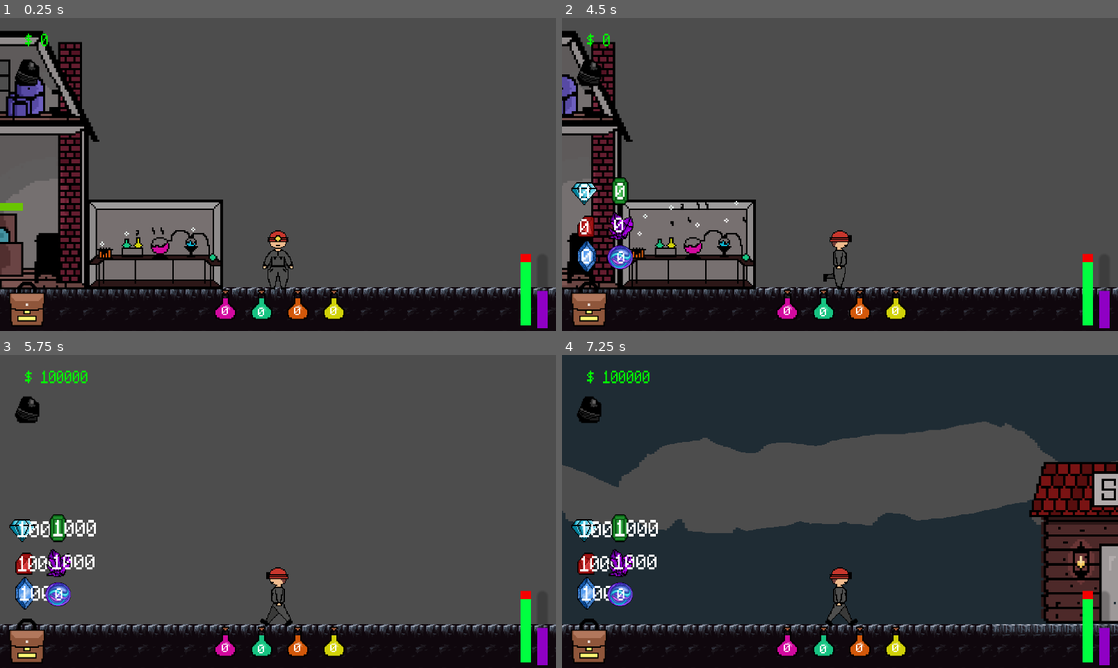
Above: before the commit, frames 1-4 (two rows, left to right).
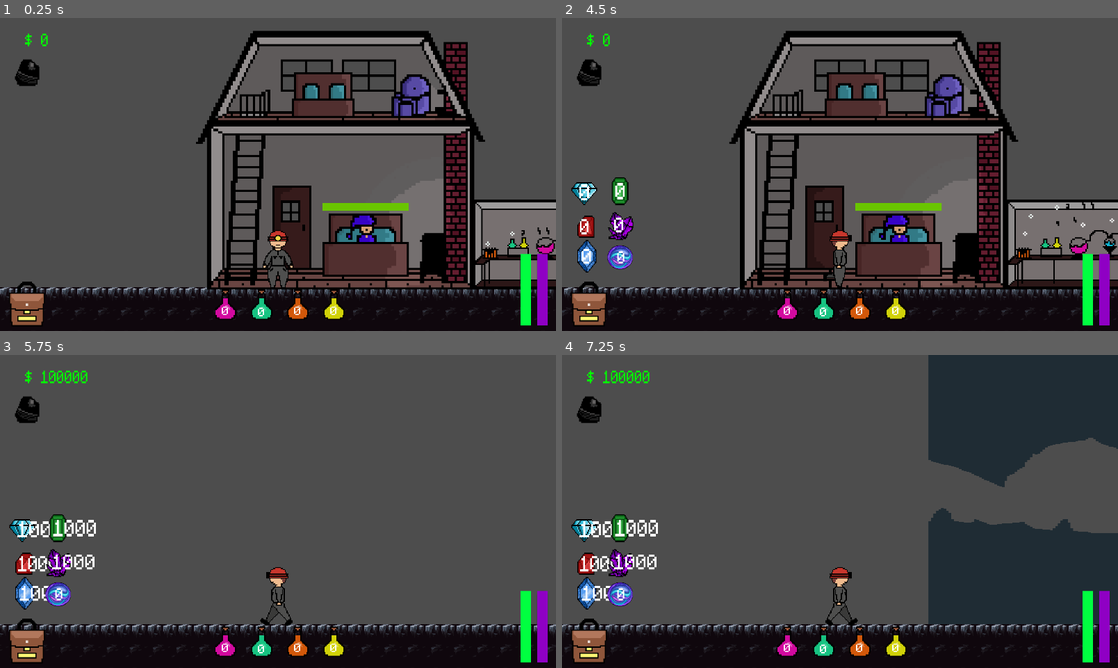
Above: after the commit, the same moments.

Repository: Jrees98/Pirate_Jam_15
Game: Godot game, scene res://Scenes/main.tscn
Two runs of this game, one before a commit and one after it. Both use one fixed random seed, a clock stepped at 60 frames per second and the inputs below. The project has no main scene, so this scene is started directly.
Inputs (mouse positions are in pixels of both pictures, inside the frame that each line leads up to):
- Up to frame 1 (0.25 s): no input
- Up to frame 2 (4.5 s): click (823, 312) at 0.5 s; click (589, 309) at 1.25 s; click (789, 312) at 2 s; click (895, 312) at 2.75 s; click (862, 312) at 3.5 s; move the mouse to (962, 158) at 4.27 s; hold D (move_right) from 4.28 s (still down); hold M (minecart) from 4.28 s (still down)
- Up to frame 3 (5.75 s): move the mouse to (166, 527) at 5.02 s; release D (move_right) at 5.03 s; release M (minecart) at 5.03 s; hold A (move_left) from 5.03 s (still down); tap G (god_mode) at 5.1 s; tap M (minecart) at 5.3 s
- Up to frame 4 (7.25 s): move the mouse to (895, 442) at 5.77 s; release A (move_left) at 5.78 s; hold E (interact) 5.78-6.53 s; hold D (move_right) from 5.78 s (still down); tap M (minecart) at 6.05, 6.6 s; move the mouse to (812, 574) at 6.52 s

The runs differ from the first frame. In frame 1, 44% of the frame differs, in the area x 0-100%, y 4-100%; in frame 2, 41%; in frame 3, 1.3%; in frame 4, 51%, in the area x 0-100%, y 0-100%.
Error after the commit: Trying to get a return value of a method that returns "void" (res://Scenes/alchemist.gd:284)

Commit message:
add potion tool tip. Fix mirror and minig potion ui

Diff:
--- a/Scenes/alchemist.gd
+++ b/Scenes/alchemist.gd
@@ -276,10 +276,12 @@
 
 func _on_luck_potion_button_mouse_entered():
 	$PotionsUI/LuckPotion/LuckPotionSelector.show()
-
+	$PotionsUI/ToolTip.show()
+	$PotionsUI/ToolTip.text = "Luck Potion"
 
 func _on_luck_potion_button_mouse_exited():
 	$PotionsUI/LuckPotion/LuckPotionSelector.hide()
+	$PotionsUI/ToolTip.show().hide()
 
 var lucky_countdown_timer_value := 30
 func _on_luck_potion_button_pressed():
@@ -308,14 +310,17 @@
 
 func _on_mining_potion_button_mouse_entered():
 	$PotionsUI/MiningPotion/MiningPotionSelector.show()
+	$PotionsUI/ToolTip.show()
+	$PotionsUI/ToolTip.text = "Mining Potion"
 
 
 func _on_mining_potion_button_mouse_exited():
 	$PotionsUI/MiningPotion/MiningPotionSelector.hide()
-
+	$PotionsUI/ToolTip.hide()
+var mining_potion_active = false
 var mining_timer_value := 15
 func _on_mining_potion_button_pressed():
-	if total_mining_potions > 0:
+	if total_mining_potions > 0 and not mining_potion_active:
 		total_mining_potions -= 1
 		$PotionsUI/MiningPotion/MiningPotionQuantity.text = str(total_mining_potions)
 		Global.mine_time = Global.mine_time / 5
@@ -324,6 +329,7 @@
 		mining_timer_value = 15
 		$PotionsBuff/MiningPotionBuff/MiningTimer.start()
 		$PotionsBuff/MiningPotionBuff/MiningCountDown.text = str(mining_timer_value)
+		mining_potion_active = true
 
 
 
@@ -332,6 +338,7 @@
 	$PotionsBuff/MiningPotionBuff/MiningTimer.stop()
 	Global.mine_time = Global.mine_time * 5
 	$PotionsBuff/MiningPotionBuff.hide()
+	mining_potion_active = false
 
 
 func _on_mining_timer_timeout():
@@ -343,10 +350,12 @@
 
 func _on_fear_potion_button_mouse_entered():
 	$PotionsUI/FearPotion/FearPotionSelector.show()
-
+	$PotionsUI/ToolTip.show()
+	$PotionsUI/ToolTip.text = "Fear Potion"
 
 func _on_fear_potion_button_mouse_exited():
 	$PotionsUI/FearPotion/FearPotionSelector.hide()
+	$PotionsUI/ToolTip.hide()
 
 signal fear_potion_drank
 func _on_fear_potion_button_pressed():
@@ -362,10 +371,13 @@
 
 func _on_health_potion_button_mouse_entered():
 	$PotionsUI/HealthPotion/HealthPotionSelector.show()
+	$PotionsUI/ToolTip.show()
+	$PotionsUI/ToolTip.text = "Health Potion"
 
 
 func _on_health_potion_button_mouse_exited():
 	$PotionsUI/HealthPotion/HealthPotionSelector.hide()
+	$PotionsUI/ToolTip.hide()
 
 signal dad_health_potion
 signal you_health_potion
--- a/Scenes/alchemist.tscn
+++ b/Scenes/alchemist.tscn
@@ -583,7 +583,7 @@
 "
 
 [node name="MiningBuffTimer" type="Timer" parent="PotionsUI/MiningPotion"]
-wait_time = 30.0
+wait_time = 15.0
 
 [node name="LuckPotion" type="Sprite2D" parent="PotionsUI"]
 position = Vector2(1384, 1195)
@@ -649,6 +649,16 @@
 offset_bottom = 19.4
 theme_override_fonts/font = ExtResource("7_kwlbv")
 text = "0"
+
+[node name="ToolTip" type="Label" parent="PotionsUI"]
+visible = false
+offset_left = 1047.0
+offset_top = 1001.0
+offset_right = 1087.0
+offset_bottom = 1024.0
+scale = Vector2(4.66008, 4.70319)
+theme_override_fonts/font = ExtResource("7_kwlbv")
+text = "hello"
 
 [node name="PotionsBuff" type="CanvasLayer" parent="."]
 
--- a/Scenes/main.tscn
+++ b/Scenes/main.tscn
@@ -80,7 +80,7 @@
 text = "Play Again"
 
 [node name="Player" parent="." instance=ExtResource("2_sw14p")]
-position = Vector2(-4957, 300)
+position = Vector2(-5756, 299)
 
 [node name="MiningNode" parent="." instance=ExtResource("4_c3t3l")]
 position = Vector2(-91, 281)
@@ -115,7 +115,7 @@
 layout_mode = 2
 theme_override_styles/background = SubResource("StyleBoxFlat_b0lol")
 theme_override_styles/fill = SubResource("StyleBoxFlat_kjx02")
-value = 50.0
+max_value = 600.0
 show_percentage = false
 
 [node name="Timer" type="Timer" parent="House"]
--- a/Scenes/shop.gd
+++ b/Scenes/shop.gd
@@ -21,15 +21,17 @@
 var pickaxeIIBought : bool
 
 var lantern_cost := 500
-var minecart_cost := 1000
-var mirror_cost := 200
+var minecart_cost := 3000
+var mirror_cost := 1000
+var cure_cost := 25
 
 signal stop_timer_dad
 func _ready():
 	backpackIBought = false
 	backpackIIBought = false
 	backpackIIIBought = false
-	$CanvasLayer/Panel/Backpack1/BackpackLabel.text = "Backpack I"
+	$CanvasLayer/Panel/Backpack1/BackpackLabel.text = "Cure"
+	$CanvasLayer/Panel/Backpack1/BackpackPrice.text = str(cure_cost)
 	$CanvasLayer/Panel/Boots/BootsPrice.text = str(bootsI_cost) + "g"
 	$CanvasLayer/Panel/Pickaxe/PickaxePrice.text = str(pickaxeI_cost) + "g"
 	$CanvasLayer/Panel/Lantern/LanternPrice.text = str(lantern_cost) + "g"
@@ -54,28 +56,8 @@
 
 
 func _on_backpack_1_pressed():
-	if backpackIIBought:
-		if Global.total_coins >= backpackIII_cost:
-			Global.total_coins = Global.total_coins - backpackIII_cost
-			$CanvasLayer/Panel/Backpack1.queue_free()
-			Global.personal_inventory_size = 50
-			$ItemsUI/Panel/PersonalBackpack/Label.text = "III"
-	elif backpackIBought:
-		if Global.total_coins >= backpackII_cost:
-			$CanvasLayer/Panel/Backpack1/BackpackLabel.text = "Backpack III"
-			Global.personal_inventory_size = 30
-			Global.total_coins = Global.total_coins - backpackII_cost
-			backpackIIBought = true
-			$CanvasLayer/Panel/Backpack1/BackpackPrice.text = str(backpackIII_cost) + "g"
-			$ItemsUI/Panel/PersonalBackpack/Label.text = "II"
-	else:
-		if Global.total_coins >= backpackI_cost:
-			$CanvasLayer/Panel/Backpack1/BackpackLabel.text = "Backpack II"
-			Global.personal_inventory_size = 10
-			Global.total_coins = Global.total_coins - backpackI_cost
-			backpackIBought = true
-			$CanvasLayer/Panel/Backpack1/BackpackPrice.text = str(backpackII_cost) + "g"
-			$ItemsUI/Panel/PersonalBackpack.show()
+	if Global.total_opals >= 25:
+		print("You Win!!!!!")
 
 ################## BACKPACK BUTTON END ######################
 
--- a/Scenes/shop.tscn
+++ b/Scenes/shop.tscn
@@ -460,6 +460,7 @@
 scale = Vector2(10, 10)
 theme_override_styles/background = SubResource("StyleBoxFlat_fylq2")
 theme_override_styles/fill = SubResource("StyleBoxFlat_3mr2t")
+max_value = 600.0
 fill_mode = 3
 show_percentage = false
 
--- a/Scripts/main.gd
+++ b/Scripts/main.gd
@@ -3,13 +3,13 @@
 
 # Called when the node enters the scene tree for the first time.
 func _ready():
-	$House/VBoxContainer/DadsHealthBar.value = 100
-	Global.blue_gem_chance = 20
-	Global.emerald_chance = 20
-	Global.amethyst_chance = 20
-	Global.ruby_chance = 20
-	Global.sapphire_chance = 20
-	Global.opal_chance = 200
+	$House/VBoxContainer/DadsHealthBar.value = 600
+	Global.blue_gem_chance = 30
+	Global.emerald_chance = 30
+	Global.amethyst_chance = 30
+	Global.ruby_chance = 30
+	Global.sapphire_chance = 30
+	Global.opal_chance = 50
 	Global.coal_chance = 1
 
 	Global.gem_price = 5
@@ -31,6 +31,7 @@
 	Global.regen_energy = true
 
 	Global.purchased_minecart = false
+	print($House/VBoxContainer/DadsHealthBar.value)
 
 
 
@@ -47,6 +48,7 @@
 
 func decrease_dad_health():
 	$House/VBoxContainer/DadsHealthBar.value -= 1
+	Global.dads_health = $House/VBoxContainer/DadsHealthBar.value
 
 func _on_timer_timeout():
 	if $House/VBoxContainer/DadsHealthBar.value > 0:
--- a/Scripts/mining_node.gd
+++ b/Scripts/mining_node.gd
@@ -54,7 +54,7 @@
 	var purpleNumber = rng.randi_range(1, Global.amethyst_chance)
 	var redNumber = rng.randi_range(1, Global.ruby_chance)
 	var whiteNumber = rng.randi_range(1, Global.sapphire_chance)
-	var opalNumber = rng.randi_range(1, 10)
+	var opalNumber = rng.randi_range(1, Global.opal_chance)
 
 	if number == 1:
 		Global.total_gems +=1
--- a/Scripts/player.gd
+++ b/Scripts/player.gd
@@ -8,6 +8,8 @@
 	$RockNodeUI/Coins.text = "$ " + str(Global.total_coins)
 	speed = Global.move_speed
 	in_minecart = false
+	$RockNodeUI/ProgressBar.value = 100
+	$RockNodeUI/SanityBar.value = 100
 
 func _physics_process(delta):
 	var direction = Input.get_axis("move_left","move_right")
@@ -66,7 +68,7 @@
 
 func _on_lose_energy_timeout():
 	var current_sanity = $RockNodeUI/SanityBar.value
-	$RockNodeUI/SanityBar.value -= 10
+	$RockNodeUI/SanityBar.value -= 5
 	if current_sanity <= 0:
 		$RockNodeUI/ProgressBar.value -= 10
 
